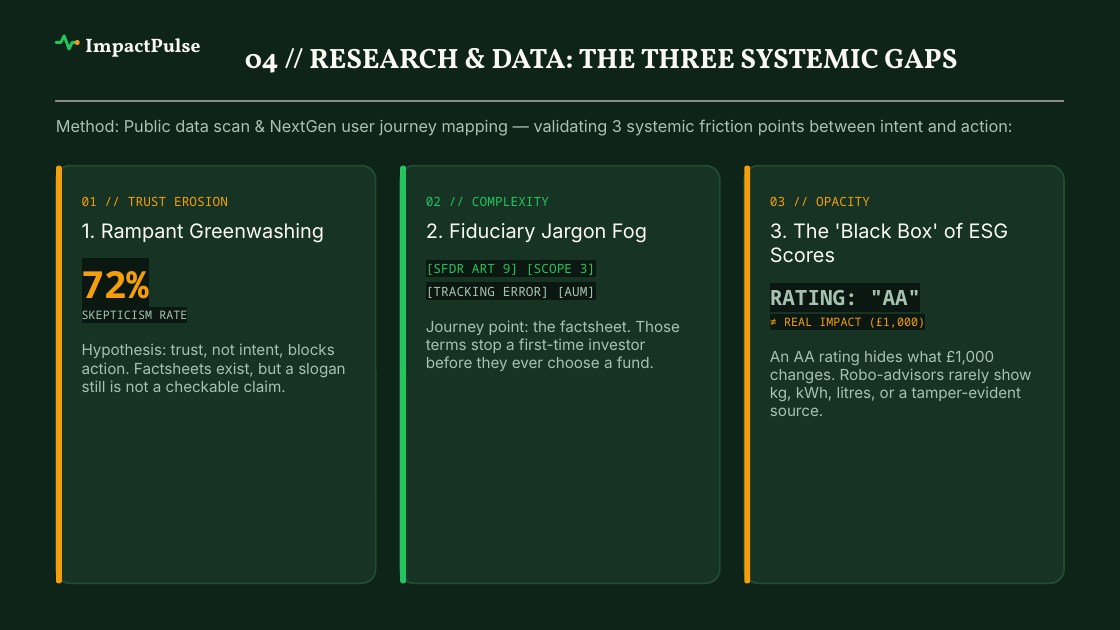
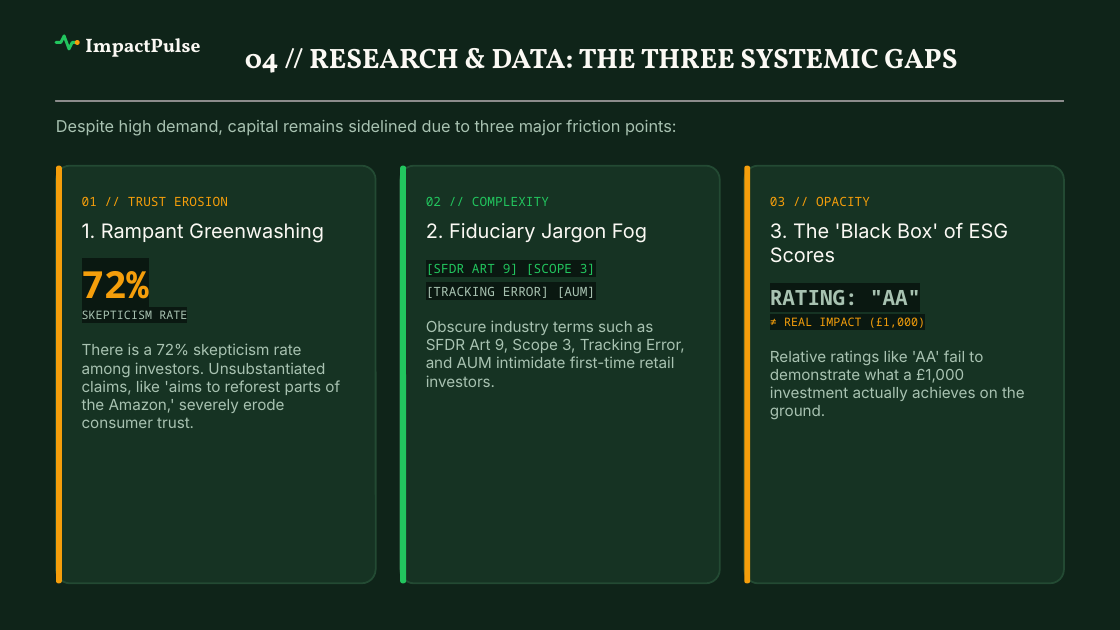
Before and after one commit to Siva-Subramaniam-DS/TCS-Project, a slide deck: slide 4 of ImpactPulse_TCS_Submission_12Slides.pptx. Drawn at 1120x630 pixels with LibreOffice and Linux fonts; fonts in the diff are those of the drawing; grey boxes stand for pictures; background and template pictures are left out. Boxes give left, top, right and bottom in pixels: in the first picture for what was removed or moved away, otherwise in the second. Text is boxed around its words. In the diff, an @@ line names an element or a change of style, - is before the commit and + after.

```diff
--- a/ImpactPulse_TCS_Submission_12Slides.pptx
+++ b/ImpactPulse_TCS_Submission_12Slides.pptx
@@ text at (56,119,677,136): text changed @@
-Method: Public data scan & NextGen user journey mapping — validating 3 systemic friction points between intent and action:
+Despite high demand, capital remains sidelined due to three major friction points:
@@ text at (426,320,685,387): text changed @@
-Journey point: the factsheet. Those terms stop a first-time investor before they ever choose a fund.
+Obscure industry terms such as SFDR Art 9, Scope 3, Tracking Error, and AUM intimidate first-time retail investors.
@@ text at (82,343,340,428): text changed @@
-Hypothesis: trust, not intent, blocks action. Factsheets exist, but a slogan still is not a checkable claim.
+There is a 72% skepticism rate among investors. Unsubstantiated claims, like 'aims to reforest parts of the Amazon,' severely erode consumer trust.
@@ text at (770,350,1025,419): text changed @@
-An AA rating hides what £1,000 changes. Robo-advisors rarely show kg, kWh, litres, or a tamper-evident source.
+Relative ratings like 'AA' fail to demonstrate what a £1,000 investment actually achieves on the ground.
```
Also in this commit, not shown: 11 other slides changed, 17 other files.
